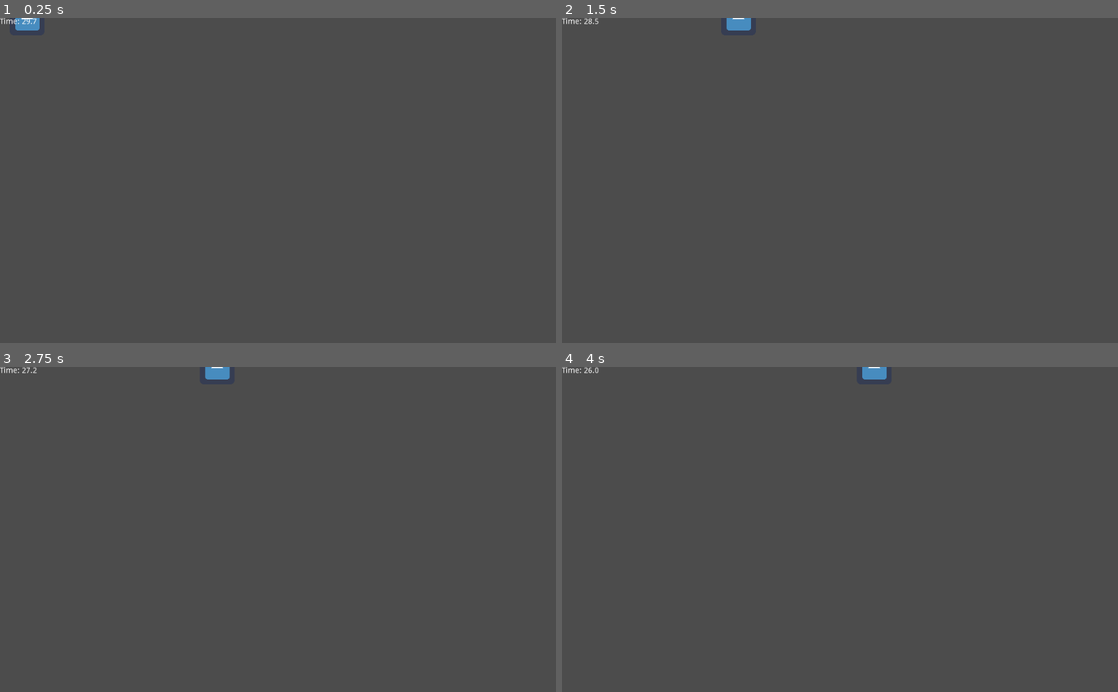
Above: before the commit, frames 1-4 (two rows, left to right).
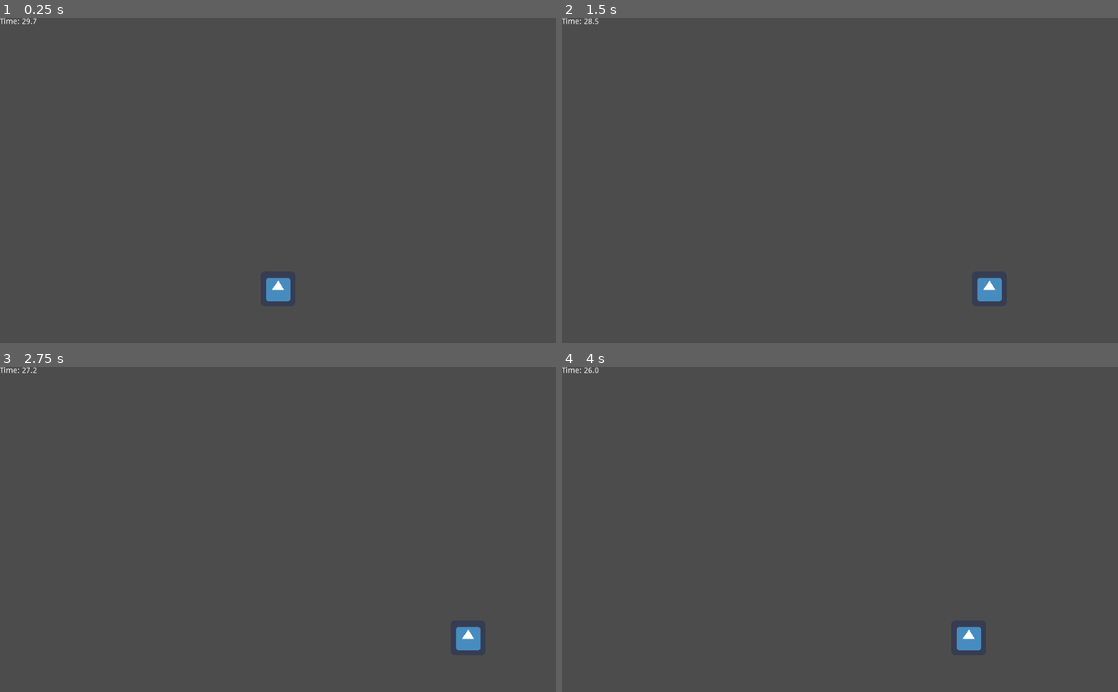
Above: after the commit, the same moments.

Repository: sidfer/devhacks-2025
Game: Godot game, scene res://Main.tscn
The game is run twice, just before and just after one commit, with the same random seed, the same clock (stepped at 60 frames per second) and the same inputs. The engine's default icon, where the game draws it, is replaced by a stand-in: a white triangle on a blue panel in a dark square.
Inputs:
- Up to frame 1 (0.25 s): no input
- Up to frame 2 (1.5 s): tap Enter at 0.5 s; hold Right (ui_right) 0.53-1.28 s; hold Left (ui_left) from 1.28 s (still down)
- Up to frame 3 (2.75 s): release Left (ui_left) at 2.03 s; hold Right (ui_right) from 2.03 s (still down)
- Up to frame 4 (4 s): release Right (ui_right) at 3.53 s; hold Left (ui_left) from 3.53 s (still down)

The runs differ from the first frame. In frame 1, 0.5% of the frame differs, in the area x 2-53%, y 0-88%; in frame 2, 0.5%; in frame 3, 0.5%, in the area x 36-87%, y 0-88%; in frame 4, 0.5%.

Commit message:
Changed player initial position

Diff:
--- a/Main.gd
+++ b/Main.gd
@@ -4,6 +4,7 @@
 var time_pickup_scene = preload("res://TimePickup.tscn")
 
 func _ready():
+	$Player.position = Vector2(get_viewport_rect().size.x / 2, get_viewport_rect().size.y - 100)
 	$SpawnTimer.start()
 
 func _process(delta):
